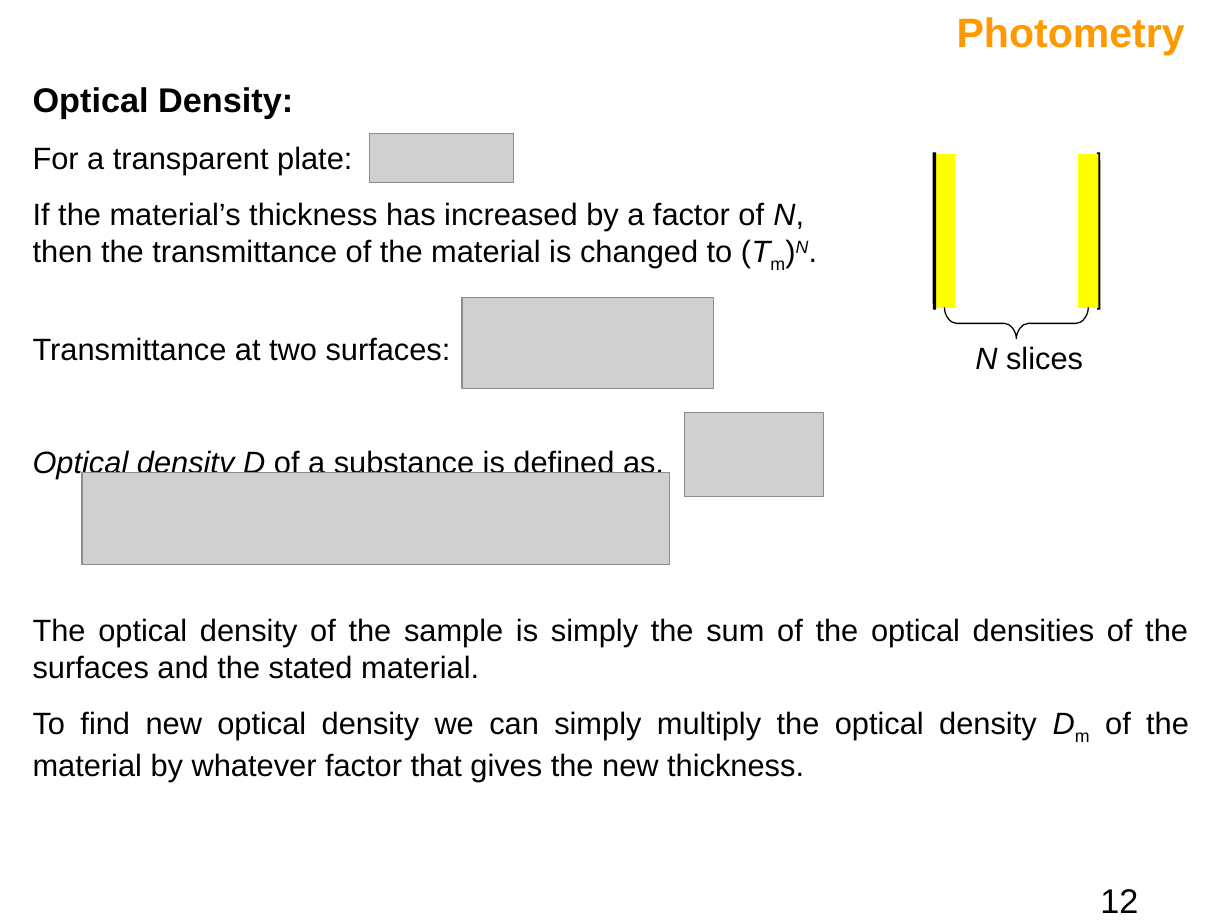
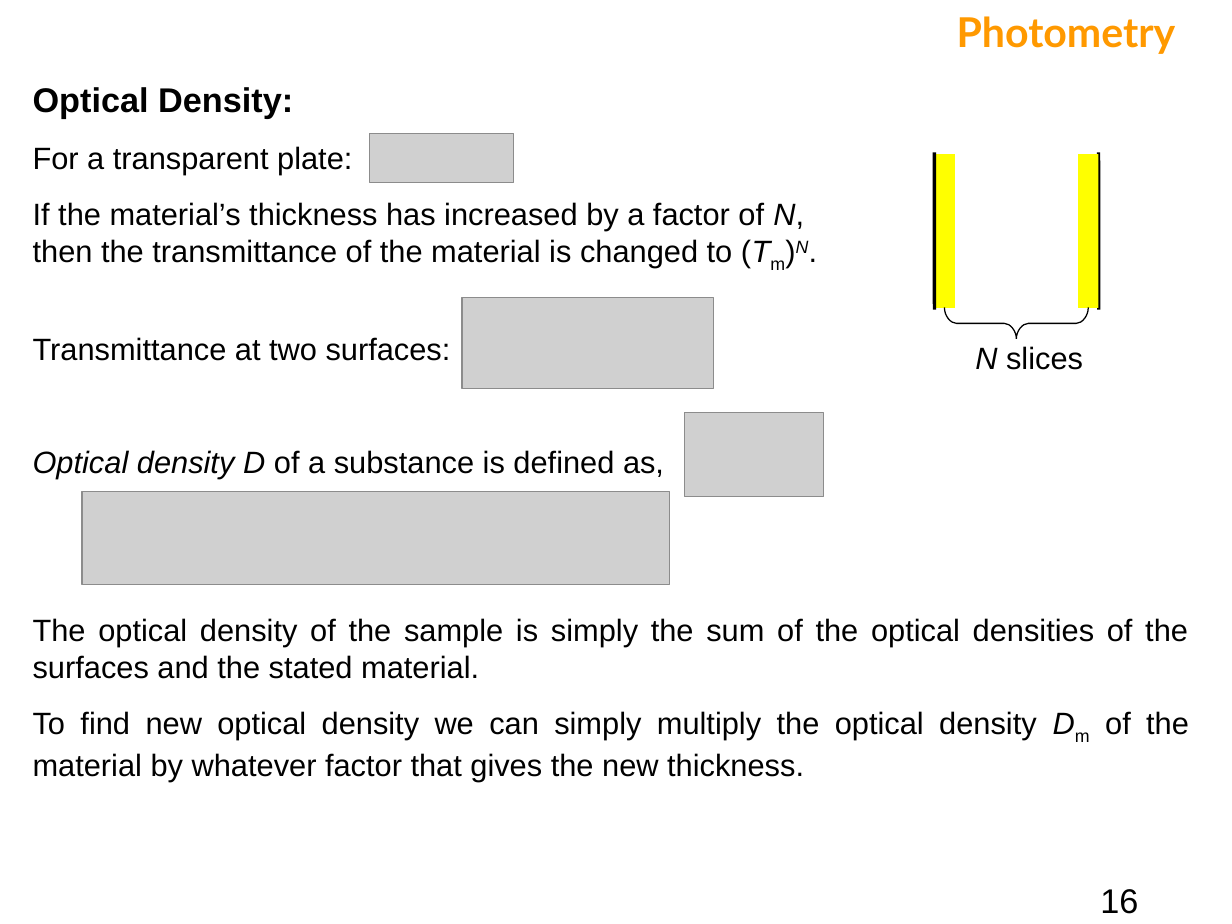
Before and after one commit to bagustris/TeknikOptik, a slide deck: slide 16 of slide/Fotometri.ppt (slide 12 before the commit). Drawn at 1232x924 pixels with LibreOffice and Linux fonts; fonts in the diff are those of the drawing; grey boxes stand for pictures. Boxes give left, top, right and bottom in pixels: in the first picture for what was removed or moved away, otherwise in the second. Text is boxed around its words. In the diff, an @@ line names an element or a change of style, - is before the commit and + after.

```diff
--- a/slide/Fotometri.ppt
+++ b/slide/Fotometri.ppt
@@ text "Photometry" at (957,16,1176,54): font Arial to Lato @@
@@ picture: place and size @@
-picture at (83,472,670,564)
+picture at (83,492,670,584)
@@ page number at (1100,889,1138,914): text changed @@
-12
+16
```
Also in this commit, not shown: 16 other slides changed, 7 slides added, 3 other files.
